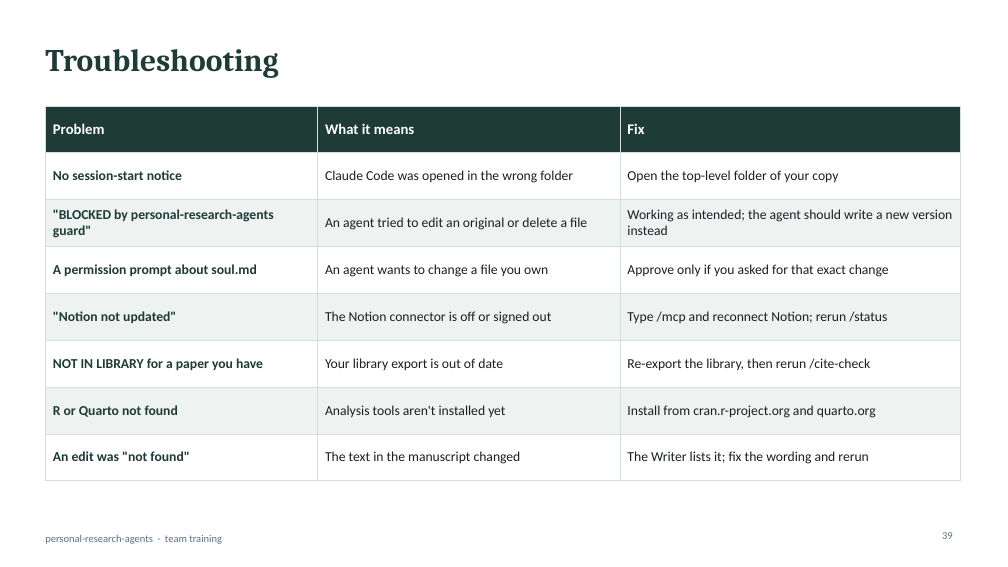
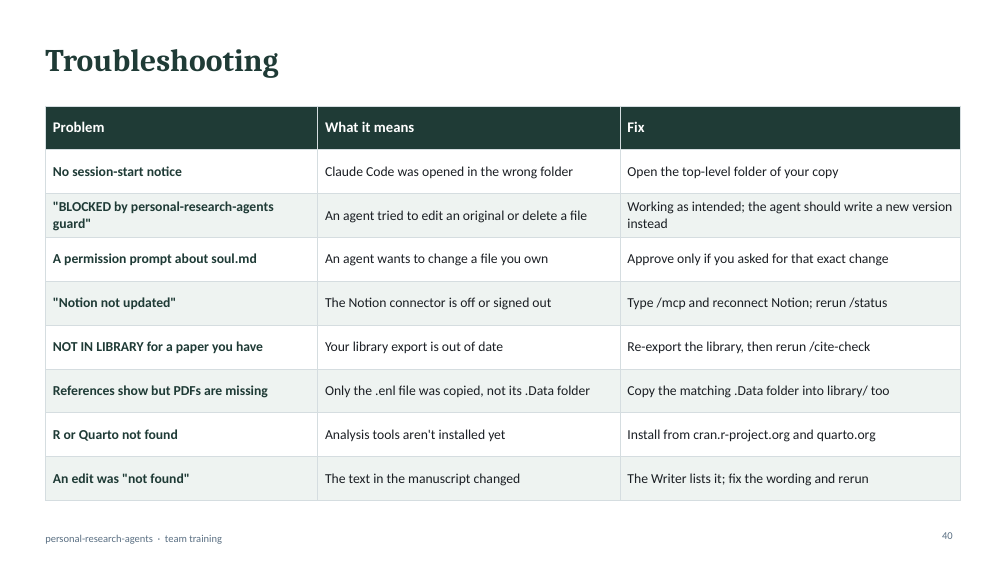
Before and after one commit to simonhdang/personal-research-agents, a slide deck: slide 40 of docs/personal-research-agents_seminar.pptx (slide 39 before the commit). Drawn at 1008x567 pixels with LibreOffice and Linux fonts; fonts in the diff are those of the drawing. Boxes give left, top, right and bottom in pixels: in the first picture for what was removed or moved away, otherwise in the second. Text is boxed around its words. In the diff, an @@ line names an element or a change of style, - is before the commit and + after.

```diff
--- a/docs/personal-research-agents_seminar.pptx
+++ b/docs/personal-research-agents_seminar.pptx
@@ table at (x1=45, y1=106, x2=960, y2=490) @@
+row 7: References show but PDFs are missing | Only the .enl file was copied, not its .Data folder | Copy the matching .Data folder into library/ too
@@ page number at (x1=942, y1=532, x2=953, y2=539): text changed @@
-39
+40
```
Also in this commit, not shown: 11 other slides changed, 1 slide added, 13 other files.
